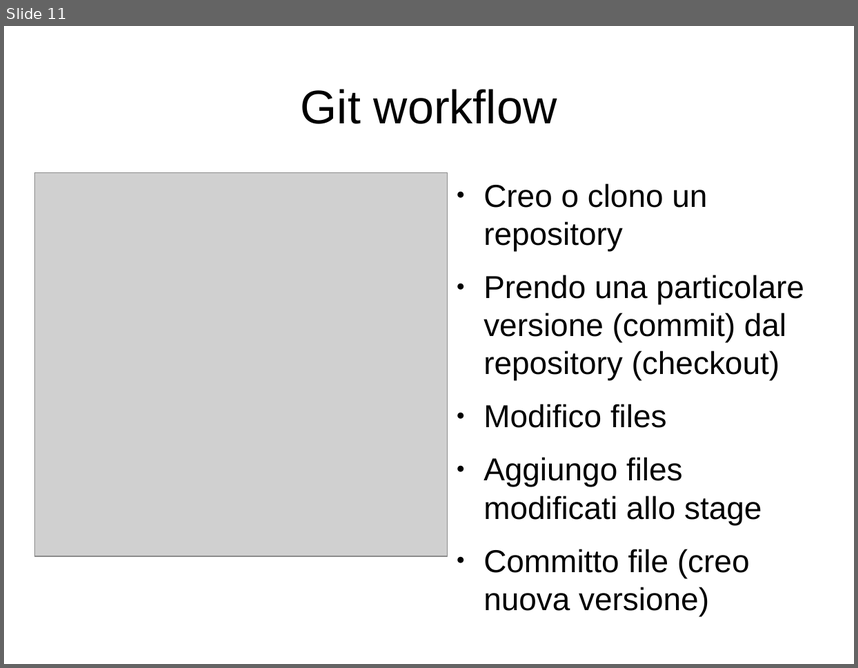
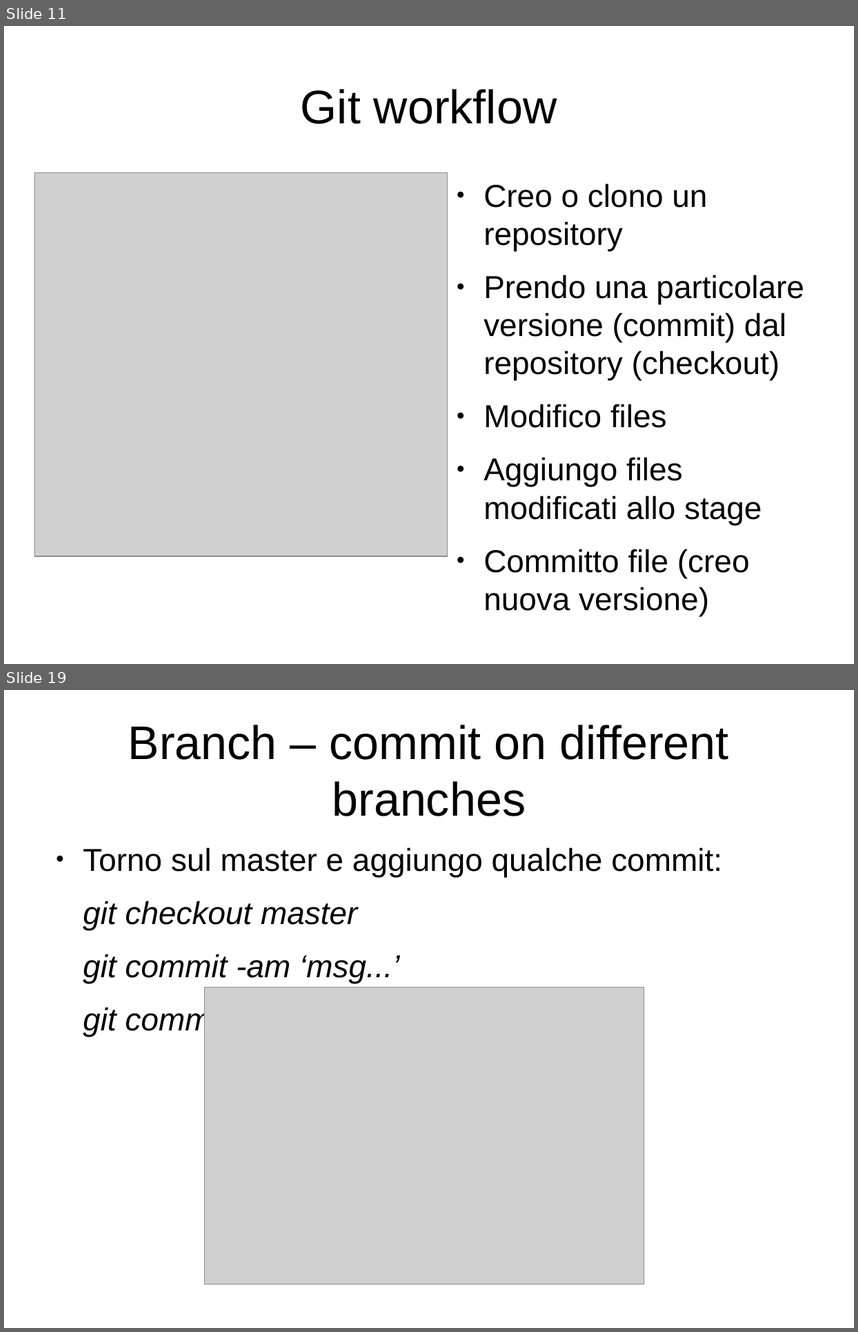
Before and after one commit to lucamariani/corso_diapositive, a slide deck: lez1.odp. Shown one above the other, each under a label of ours: slide 11 before the commit, slides 11 and 19 after it; the slides between them are not shown. The pictures are 858x668 and 858x1332 pixels, drawn with LibreOffice and Linux fonts; fonts in the diff are those of the drawing; grey boxes stand for pictures. Boxes give left, top, right and bottom in pixels: in the first picture for what was removed or moved away, otherwise in the second. Text is boxed around its words. In the diff, an @@ line names an element or a change of style, - is before the commit and + after.

```diff
--- a/lez1.odp
+++ b/lez1.odp
@@ slide 19 added at (4, 690, 854, 1328), background #FFFFFF @@
@@ title added at (128, 724, 728, 816), 44 pt, text #000000 @@
+Branch – commit on different branches
@@ text added at (83, 847, 722, 1036), 29.6 pt, text #000000, italic @@
+● Torno sul master e aggiungo qualche commit:
+git checkout master
+git commit -am ‘msg...’
+git commit -am ‘msg...’
@@ picture added at (205, 988, 644, 1284) @@
```
Also in this commit, not shown: 2 slides changed, 7 other slides added.
